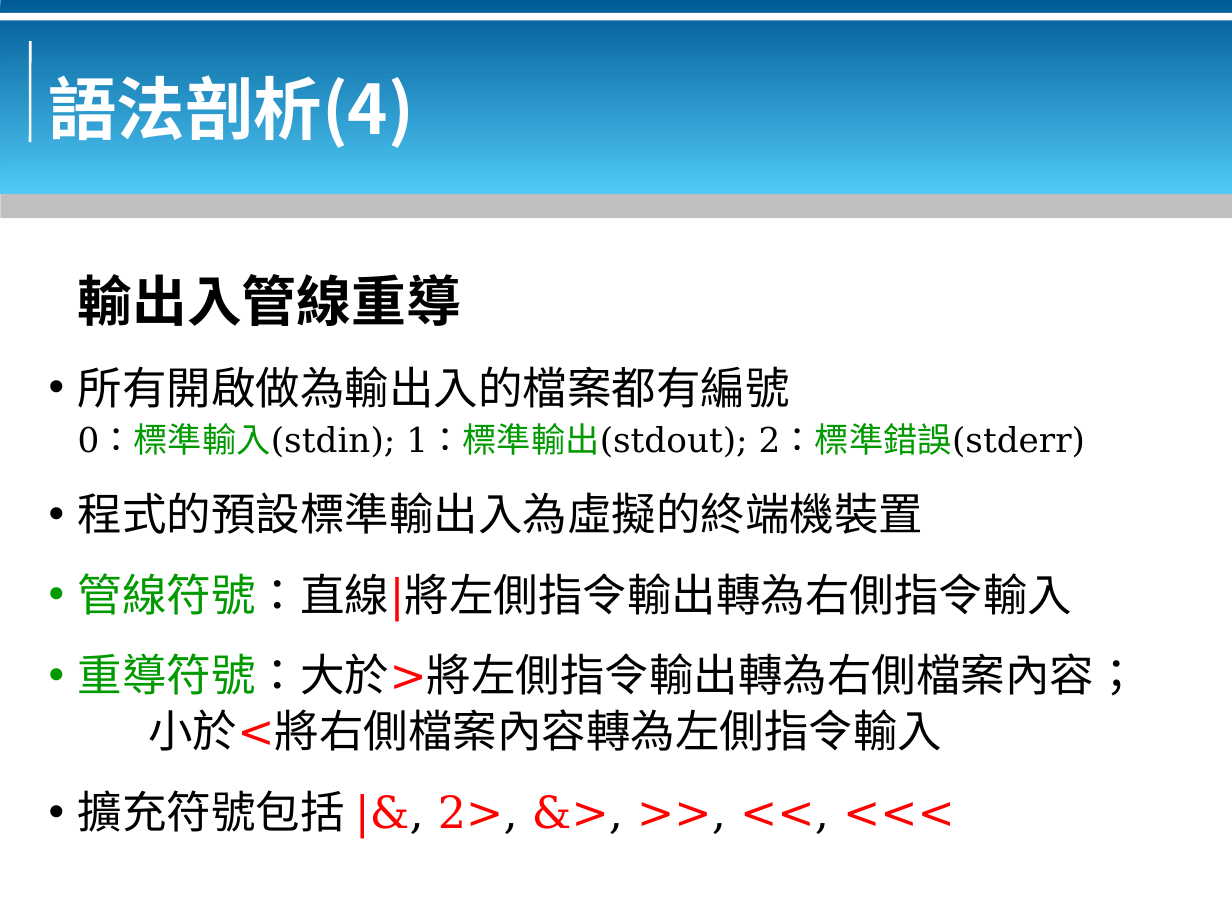
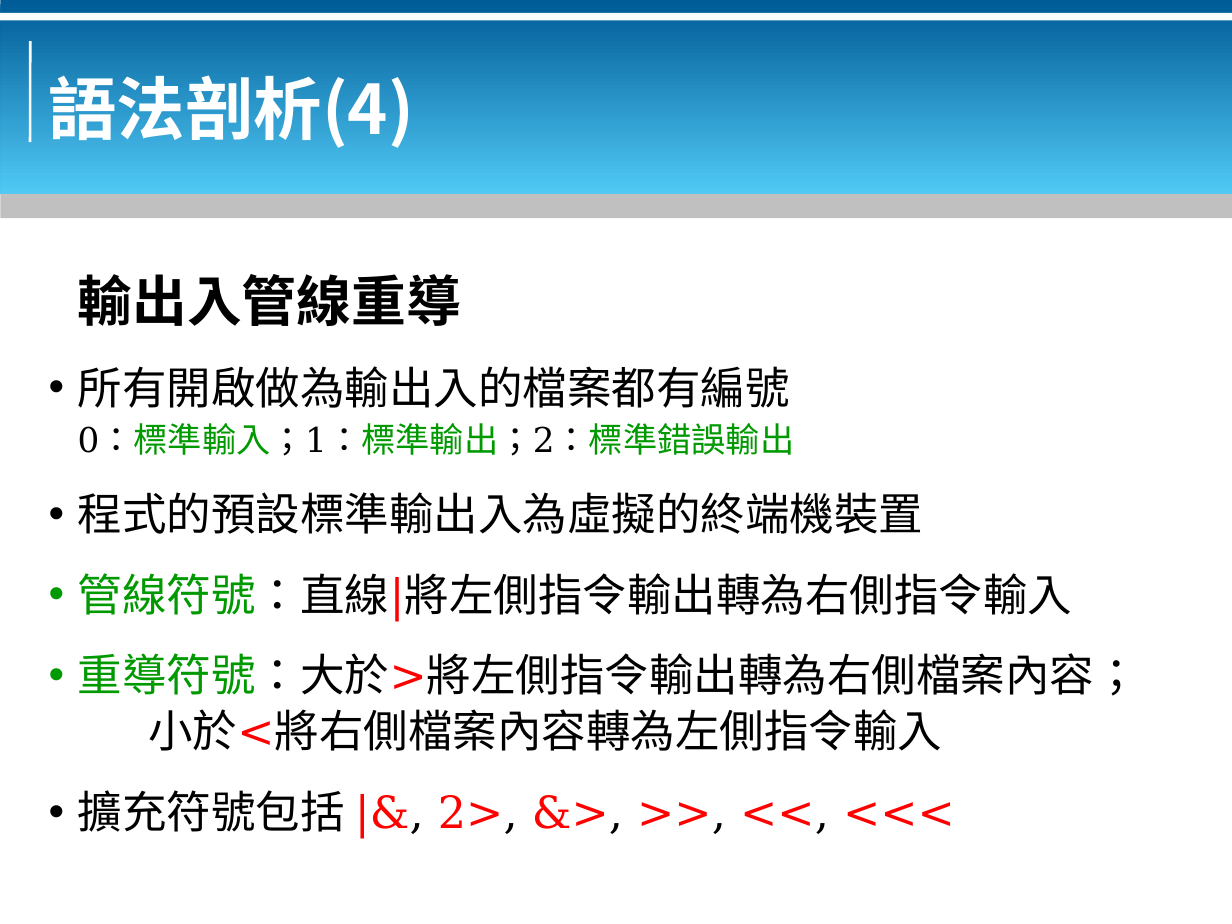
Before and after one commit to bluebat/.presentations, a slide deck: slide 10 of bash-basics.odp. Drawn at 1232x924 pixels with LibreOffice and Linux fonts; fonts in the diff are those of the drawing; background and template pictures are left out. Boxes give left, top, right and bottom in pixels: in the first picture for what was removed or moved away, otherwise in the second. Text is boxed around its words. In the diff, an @@ line names an element or a change of style, - is before the commit and + after.

```diff
--- a/bash-basics.odp
+++ b/bash-basics.odp
@@ text at (78,424,795,456): text changed; text colour #000000 to #009900 @@
-0：標準輸入(stdin); 1：標準輸出(stdout); 2：標準錯誤(stderr)
+0：標準輸入；1：標準輸出；2：標準錯誤輸出
```
Also in this commit, not shown: 8 other slides changed.
